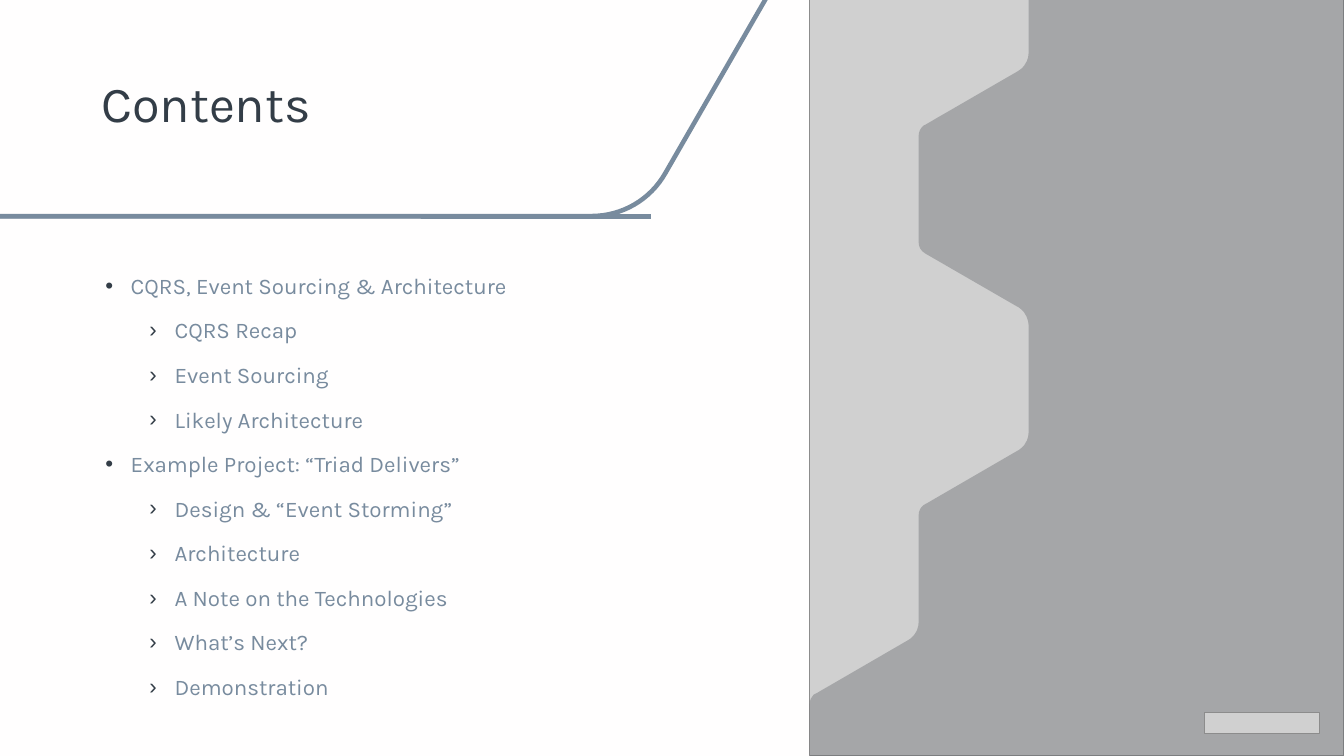
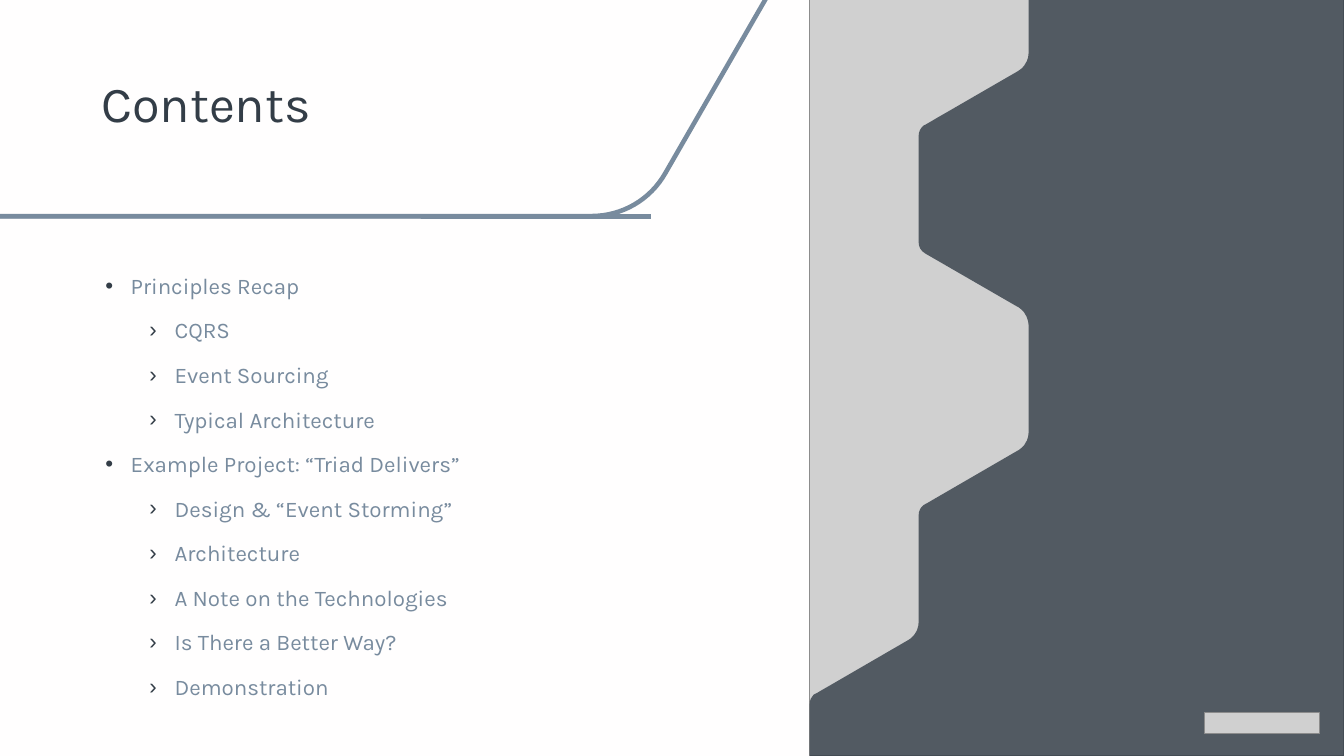
Before and after one commit to danielwagstaff/training, a slide deck: slide 3 of event-sourcing/Event Sourcing in a Microservices Environment.pptx (slide 2 before the commit). Drawn at 1344x756 pixels with LibreOffice and Linux fonts; fonts in the diff are those of the drawing; grey boxes stand for pictures; background and template pictures are left out. Boxes give left, top, right and bottom in pixels: in the first picture for what was removed or moved away, otherwise in the second. Text is boxed around its words. In the diff, an @@ line names an element or a change of style, - is before the commit and + after.

```diff
--- a/event-sourcing/Event Sourcing in a Microservices Environment.pptx
+++ b/event-sourcing/Event Sourcing in a Microservices Environment.pptx
@@ freeform shape at <box>810,0,1344,756</box>: fill #66696E at 40% opacity to #333D47 at 80% opacity @@
@@ text at <box>131,278,299,342</box>: text changed @@
-• CQRS, Event Sourcing & Architecture
-  › CQRS Recap
+• Principles Recap
+  › CQRS
@@ text at <box>175,412,375,434</box>: text changed @@
-  › Likely Architecture
+  › Typical Architecture
@@ text at <box>175,635,396,656</box>: text changed @@
-  › What’s Next?
+  › Is There a Better Way?
```
Also in this commit, not shown: 35 other slides changed, 13 slides added, 2 slides removed.
